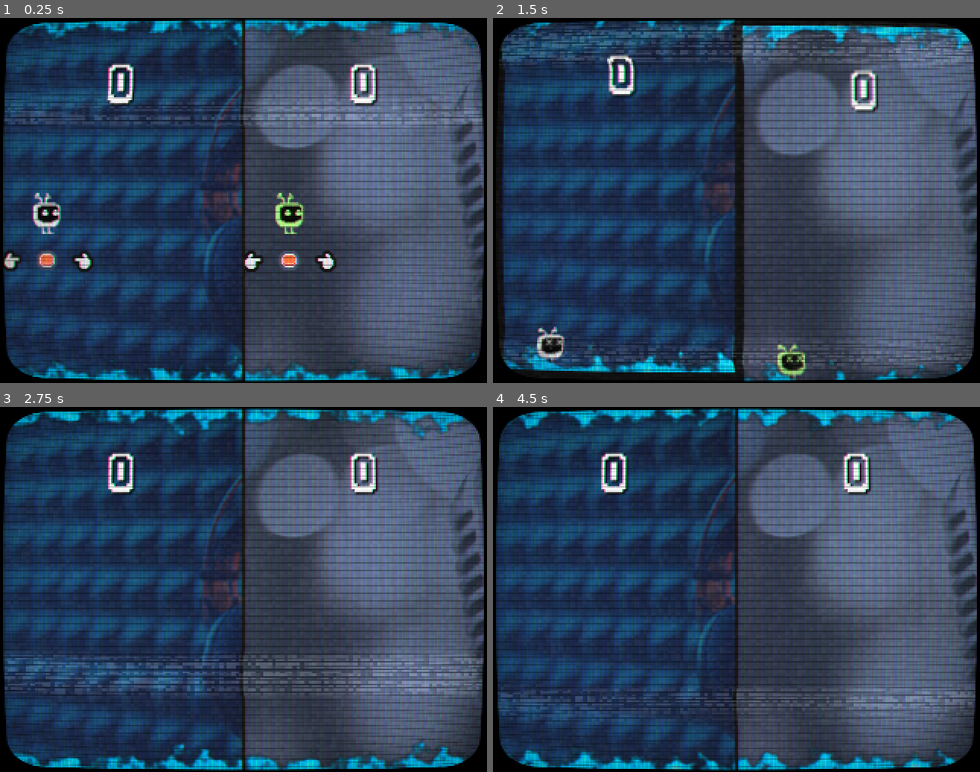
Above: before the commit, frames 1-4 (two rows, left to right).
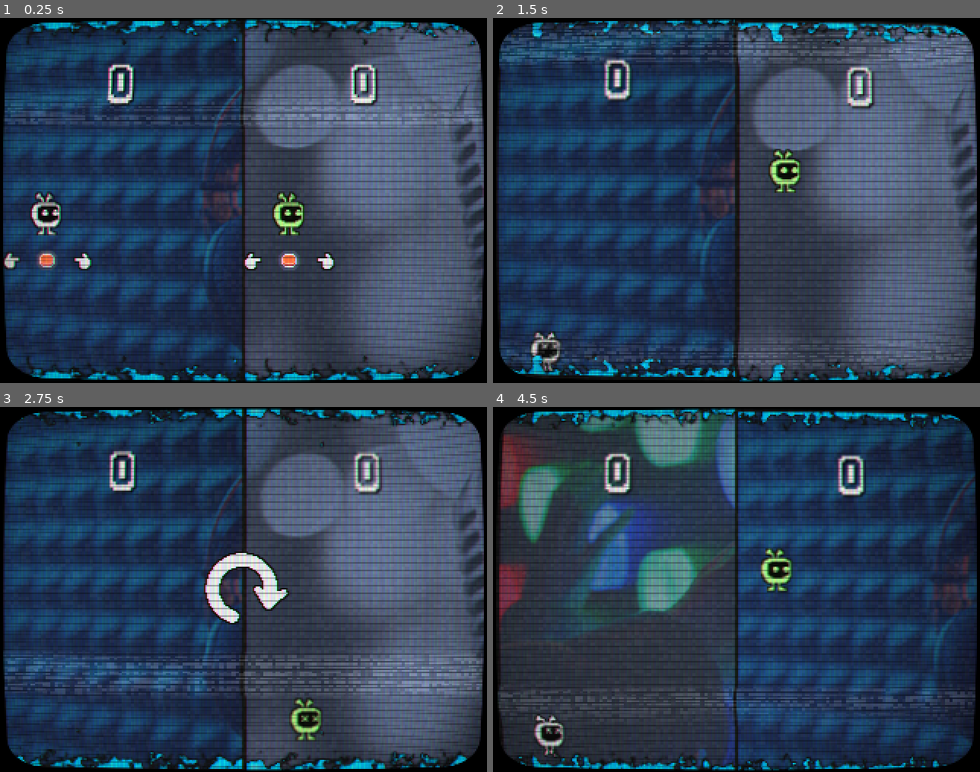
Above: after the commit, the same moments.

Repository: pstupka/stup-os-retro-games
Game: Godot game, scene res://game.tscn
The game is run twice, just before and just after one commit, with the same random seed, the same clock (stepped at 60 frames per second) and the same inputs.
Inputs (mouse positions are in pixels of both pictures, inside the frame that each line leads up to):
- Up to frame 1 (0.25 s): no input
- Up to frame 2 (1.5 s): tap Q (p0_jump) at 0.77 s
- Up to frame 3 (2.75 s): tap Q (p0_jump) at 1.52 s
- Up to frame 4 (4.5 s): click (736, 589) at 2.77 s; tap Q (p0_jump) at 3.77 s

The runs differ from the first frame. In frame 1, 5.9% of the frame differs, in the area x 0-99%, y 0-100%; in frame 2, 11%; in frame 3, 9.7%; in frame 4, 69%, in the area x 0-100%, y 0-100%.

Commit message:
[Flappy tiVo] Obstacles spawn in multiplayer mode fix and add restart button

Diff:
--- a/flappy-tivo/entities/obstacle.tscn
+++ b/flappy-tivo/entities/obstacle.tscn
@@ -9,7 +9,7 @@
 size = Vector2(40, 152)
 
 [sub_resource type="RectangleShape2D" id="RectangleShape2D_1msrf"]
-size = Vector2(30, 60)
+size = Vector2(14, 60)
 
 [sub_resource type="Gradient" id="Gradient_8yfcu"]
 offsets = PackedFloat32Array(0, 0.091716, 0.269231, 1)
@@ -86,7 +86,7 @@
 collision_mask = 2
 
 [node name="CollisionShape2D" type="CollisionShape2D" parent="ScoreArea"]
-position = Vector2(15, 0)
+position = Vector2(7, 0)
 shape = SubResource("RectangleShape2D_1msrf")
 
 [node name="Posters" type="Node2D" parent="."]
@@ -116,7 +116,7 @@
 texture = ExtResource("2_x8pr7")
 
 [node name="ScoreSelector" type="Sprite2D" parent="."]
-modulate = Color(0, 0.654902, 0.882353, 1)
+modulate = Color(0.709804, 0.709804, 0.709804, 1)
 position = Vector2(0, 184)
 texture = ExtResource("4_hifi1")
 
--- a/flappy-tivo/entities/player.gd
+++ b/flappy-tivo/entities/player.gd
@@ -56,7 +56,7 @@
 
 
 func animation_sprite(position_delta: float, animate_eyes: bool = true) -> void:
-	leg_l.rotation_degrees = clamp(position_delta * 35, 0, 35)
+	leg_l.rotation_degrees = -clamp(position_delta * 35, 0, 35)
 	leg_r.rotation_degrees = clamp(position_delta * 35, 0, 35)
 	antenna_l.rotation_degrees = clamp(-position_delta * 20, -20, 0)
 	antenna_r.rotation_degrees = clamp(position_delta * 20, 0, 20)
--- a/flappy-tivo/entities/player.tscn
+++ b/flappy-tivo/entities/player.tscn
@@ -5,10 +5,10 @@
 [ext_resource type="Texture2D" uid="uid://c5egoejyjgpse" path="res://assets/sprites/eyes.png" id="3_yvc60"]
 
 [sub_resource type="RectangleShape2D" id="RectangleShape2D_c3xut"]
-size = Vector2(18, 16)
+size = Vector2(19, 17)
 
 [sub_resource type="RectangleShape2D" id="RectangleShape2D_0ln6c"]
-size = Vector2(8, 5)
+size = Vector2(9, 5)
 
 [sub_resource type="AtlasTexture" id="AtlasTexture_6inw2"]
 atlas = ExtResource("3_yvc60")
@@ -61,14 +61,17 @@
 collision_layer = 2
 script = ExtResource("1_vqee6")
 
+[node name="VisibleOnScreenEnabler2D" type="VisibleOnScreenEnabler2D" parent="."]
+scale = Vector2(2, 2)
+
 [node name="CollisionShape2D" type="CollisionShape2D" parent="."]
-position = Vector2(0, -1)
+position = Vector2(-0.5, -1.5)
 shape = SubResource("RectangleShape2D_c3xut")
 
 [node name="BottomCollision" type="Area2D" parent="."]
 
 [node name="CollisionShape2D" type="CollisionShape2D" parent="BottomCollision"]
-position = Vector2(0, 9.5)
+position = Vector2(-0.5, 9.5)
 shape = SubResource("RectangleShape2D_0ln6c")
 
 [node name="EyesBlinkTimer" type="Timer" parent="."]
@@ -78,11 +81,11 @@
 [node name="SpritePivot" type="Node2D" parent="."]
 
 [node name="Body" type="Sprite2D" parent="SpritePivot"]
-position = Vector2(-9, -9)
+position = Vector2(-11, -10)
 texture = ExtResource("2_l2dv1")
 centered = false
 region_enabled = true
-region_rect = Rect2(1, 6, 18, 20)
+region_rect = Rect2(1, 1, 22, 21)
 
 [node name="Eyes" type="AnimatedSprite2D" parent="SpritePivot"]
 position = Vector2(-3, -4)
@@ -92,34 +95,34 @@
 centered = false
 
 [node name="AntennaL" type="Sprite2D" parent="SpritePivot"]
-position = Vector2(-3, -9)
+position = Vector2(-1, -9)
 texture = ExtResource("2_l2dv1")
 centered = false
-offset = Vector2(-5, -6)
+offset = Vector2(-7, -7)
 region_enabled = true
-region_rect = Rect2(2, 0, 5, 6)
+region_rect = Rect2(1, 23, 7, 7)
 
 [node name="AntennaR" type="Sprite2D" parent="SpritePivot"]
 position = Vector2(-1, -9)
 texture = ExtResource("2_l2dv1")
 centered = false
-offset = Vector2(0, -6)
+offset = Vector2(0, -7)
 region_enabled = true
-region_rect = Rect2(9, 0, 4, 6)
+region_rect = Rect2(8, 23, 6, 7)
 
 [node name="LegL" type="Sprite2D" parent="SpritePivot"]
-position = Vector2(-3, 10)
+position = Vector2(-2, 9)
 texture = ExtResource("2_l2dv1")
 centered = false
+offset = Vector2(-5, 0)
 region_enabled = true
-region_rect = Rect2(12, 26, 5, 2)
+region_rect = Rect2(17, 26, 6, 4)
 
 [node name="LegR" type="Sprite2D" parent="SpritePivot"]
-position = Vector2(1, 10)
+position = Vector2(1, 9)
+rotation = 0.0129456
 texture = ExtResource("2_l2dv1")
 centered = false
+offset = Vector2(-1, 0)
 region_enabled = true
-region_rect = Rect2(12, 26, 5, 2)
-
-[node name="VisibleOnScreenEnabler2D" type="VisibleOnScreenEnabler2D" parent="."]
-scale = Vector2(2, 2)
+region_rect = Rect2(24, 26, 7, 4)
--- a/flappy-tivo/game.gd
+++ b/flappy-tivo/game.gd
@@ -22,6 +22,7 @@
 }
 @onready var primary_level: Level = $HBoxContainer/SubViewportContainer/SubViewport/Level
 @onready var player_start_buttons: Node2D = $PlayerStartButtons
+@onready var restart_button: Button = $RestartButton
 
 @export var single_player: bool = true
 
@@ -39,11 +40,32 @@
 		players["1"].start_button.global_position.x += GameController.SCREEN_SIZE.x/4
 	else:
 		players["2"].player.score_changed.connect(players["2"].level._on_player_score_changed)
+		players["2"].player.died.connect(_on_player_died)
 
 	players["1"].player.score_changed.connect(players["1"].level._on_player_score_changed)
+	players["1"].player.died.connect(_on_player_died)
+
+	restart_button.pressed.connect(_on_restart_button_pressed)
 
 
 func _input(event: InputEvent) -> void:
 	if not GameController.game_started and (event.is_action_pressed("p0_jump") or event.is_action_pressed("p1_jump")):
 		GameController.request_start_game()
 		player_start_buttons.queue_free()
+
+
+func _on_restart_button_pressed() -> void:
+	GameController.game_started = false
+	get_tree().reload_current_scene()
+
+
+func _on_player_died() -> void:
+	if players["1"].player.dead:
+		players["2"].level.is_primary = true
+
+	for player in players.values():
+		if is_instance_valid(player.player) and not player.player.dead:
+			return
+
+	restart_button.show()
+	restart_button.grab_focus()
--- a/flappy-tivo/game.tscn
+++ b/flappy-tivo/game.tscn
@@ -6,14 +6,28 @@
 [ext_resource type="Script" path="res://utils/camera_shaker.gd" id="4_dyuye"]
 [ext_resource type="Resource" uid="uid://dsg5beudqg643" path="res://utils/p1_controls.tres" id="5_qyy0b"]
 [ext_resource type="PackedScene" uid="uid://dqam5u3tlq2xu" path="res://ui/start_moving_player_button.tscn" id="6_dtgvv"]
+[ext_resource type="Texture2D" uid="uid://dxhqfj1dwxhbl" path="res://assets/sprites/arrow_clockwise.png" id="7_uusfk"]
+
+[sub_resource type="StyleBoxEmpty" id="StyleBoxEmpty_pcisp"]
+
+[sub_resource type="StyleBoxEmpty" id="StyleBoxEmpty_h3vt4"]
+
+[sub_resource type="StyleBoxEmpty" id="StyleBoxEmpty_kq0de"]
+
+[sub_resource type="StyleBoxEmpty" id="StyleBoxEmpty_3846i"]
+
+[sub_resource type="StyleBoxEmpty" id="StyleBoxEmpty_j1ma0"]
 
 [node name="Game" type="Node"]
 script = ExtResource("1_rr2f7")
 single_player = false
 
 [node name="HBoxContainer" type="HBoxContainer" parent="."]
-offset_right = 40.0
-offset_bottom = 40.0
+anchors_preset = 15
+anchor_right = 1.0
+anchor_bottom = 1.0
+grow_horizontal = 2
+grow_vertical = 2
 theme_override_constants/separation = 0
 
 [node name="SubViewportContainer" type="SubViewportContainer" parent="HBoxContainer"]
@@ -54,7 +68,6 @@
 [node name="Player" parent="HBoxContainer/SubViewportContainer2/SubViewport/Level" instance=ExtResource("3_71tge")]
 modulate = Color(0.643025, 0.89, 0.4895, 1)
 position = Vector2(30, 120)
-controls = ExtResource("5_qyy0b")
 
 [node name="Camera2D" type="Camera2D" parent="HBoxContainer/SubViewportContainer2/SubViewport"]
 offset = Vector2(80, 120)
@@ -72,3 +85,28 @@
 
 [node name="ButtonSpriteP2" parent="PlayerStartButtons" instance=ExtResource("6_dtgvv")]
 position = Vector2(190, 160)
+
+[node name="RestartButton" type="Button" parent="."]
+visible = false
+anchors_preset = 8
+anchor_left = 0.5
+anchor_top = 0.5
+anchor_right = 0.5
+anchor_bottom = 0.5
+offset_left = -32.0
+offset_top = -32.0
+offset_right = 32.0
+offset_bottom = 32.0
+grow_horizontal = 2
+grow_vertical = 2
+theme_override_colors/icon_normal_color = Color(0.709804, 0.709804, 0.709804, 1)
+theme_override_colors/icon_focus_color = Color(0.835294, 0.835294, 0.835294, 1)
+theme_override_colors/icon_pressed_color = Color(0, 0.654902, 0.882353, 1)
+theme_override_colors/icon_hover_color = Color(0.835294, 0.835294, 0.835294, 1)
+theme_override_styles/focus = SubResource("StyleBoxEmpty_pcisp")
+theme_override_styles/hover_pressed = SubResource("StyleBoxEmpty_h3vt4")
+theme_override_styles/hover = SubResource("StyleBoxEmpty_kq0de")
+theme_override_styles/pressed = SubResource("StyleBoxEmpty_3846i")
+theme_override_styles/normal = SubResource("StyleBoxEmpty_j1ma0")
+icon = ExtResource("7_uusfk")
+icon_alignment = 1
--- a/flappy-tivo/levels/level.gd
+++ b/flappy-tivo/levels/level.gd
@@ -2,7 +2,7 @@
 class_name Level
 
 const OBSTACLE = preload("res://entities/obstacle.tscn")
-const OBSTACLE_MAX_INSTANCES: int = 5
+const OBSTACLE_MAX_INSTANCES: int = 10
 const INITIAL_OBSTACLE_POSITIONS: Array[int] = [-41, -35, -124, -72, -30]
 const PLAYER: PackedScene = preload("res://entities/player.tscn")
 const BG_TEXTURES: Array[Texture] = [
@@ -26,11 +26,7 @@
 func _ready() -> void:
 	Events.obstacle_spawn_request.connect(_on_obstacle_spawn_requested)
 	Events.game_started.connect(_on_game_started, ConnectFlags.CONNECT_ONE_SHOT)
-
-	if not is_primary:
-		obstacle_bounds.queue_free()
-	else:
-		obstacle_bounds.area_entered.connect(_on_obstacle_bounds_area_entered)
+	obstacle_bounds.area_entered.connect(_on_obstacle_bounds_area_entered)
 
 	if not get_node_or_null("Player"):
 		player = PLAYER.instantiate()
@@ -69,17 +65,22 @@
 func _on_obstacle_bounds_area_entered(area: Area2D) -> void:
 	if not area.is_in_group("Obstacles") and not is_primary:
 		return
-	Events.emit_signal("obstacle_spawn_request", randi_range(-135, 5))
+	Events.obstacle_spawn_request.emit(randi_range(-135, 5))
 
 
 func _on_player_score_changed(score: int) -> void:
 	score_label.text = str(score)
+	score_label.pivot_offset = score_label.size / 2
+	var tween: Tween = score_label.create_tween().set_ease(Tween.EASE_OUT).set_trans(Tween.TRANS_CUBIC)
+	tween.tween_property(score_label, "scale", Vector2.ONE, 0.3).from(Vector2(1.4,1.4))
 
 
 func _on_game_started() -> void:
-	for i in OBSTACLE_MAX_INSTANCES:
-		spawn_obstacle(INITIAL_OBSTACLE_POSITIONS[i])
+	for pos in INITIAL_OBSTACLE_POSITIONS:
+		spawn_obstacle(pos)
 
 
 func _on_player_died() -> void:
 	set_process(false)
+	Events.obstacle_spawn_request.disconnect(_on_obstacle_spawn_requested)
+	obstacle_bounds.area_entered.disconnect(_on_obstacle_bounds_area_entered)
--- a/flappy-tivo/levels/level.tscn
+++ b/flappy-tivo/levels/level.tscn
@@ -16,8 +16,8 @@
 distance = -200.0
 
 [sub_resource type="Gradient" id="Gradient_nj3ce"]
-offsets = PackedFloat32Array(0.0798817, 0.121302, 0.260355, 0.41716, 1)
-colors = PackedColorArray(0.0745098, 0.0745098, 0.0745098, 0, 0.07, 0.07, 0.07, 0.254902, 0, 0.75, 1, 1, 0, 0.85, 1, 1, 0.835294, 0.835294, 0.835294, 1)
+offsets = PackedFloat32Array(0.0798817, 0.14497, 0.188769, 0.213859, 0.260355, 0.41716, 1)
+colors = PackedColorArray(0.0745098, 0.0745098, 0.0745098, 0, 0.07, 0.07, 0.07, 0.254902, 0.0745098, 0.0745098, 0.0745098, 1, 0.0745098, 0.0745098, 0.0745098, 1, 0, 0.75, 1, 1, 0, 0.85, 1, 1, 0.835294, 0.835294, 0.835294, 1)
 
 [sub_resource type="GradientTexture1D" id="GradientTexture1D_rw6ra"]
 gradient = SubResource("Gradient_nj3ce")
@@ -30,7 +30,7 @@
 
 [sub_resource type="FastNoiseLite" id="FastNoiseLite_wo7hg"]
 noise_type = 2
-frequency = 0.0645
+frequency = 0.1217
 
 [sub_resource type="NoiseTexture2D" id="NoiseTexture2D_10b1n"]
 width = 320
@@ -61,6 +61,7 @@
 
 [node name="ObstacleBounds" type="Area2D" parent="."]
 collision_layer = 4
+monitorable = false
 
 [node name="CollisionShape2D" type="CollisionShape2D" parent="ObstacleBounds"]
 shape = SubResource("WorldBoundaryShape2D_qq8hd")
@@ -87,6 +88,7 @@
 
 [node name="ScoreLabel" type="Label" parent="GUI/MarginContainer"]
 layout_mode = 2
+theme_override_colors/font_color = Color(0.835294, 0.835294, 0.835294, 1)
 theme_override_colors/font_shadow_color = Color(0, 0, 0, 1)
 theme_override_fonts/font = ExtResource("2_fe47f")
 theme_override_font_sizes/font_size = 32
Binary file added: flappy-tivo/assets/sprites/arrow_clockwise.png
Binary file changed: flappy-tivo/assets/sprites/hand.png
Binary file changed: flappy-tivo/assets/sprites/tivoguy.png
Not shown: 3 places in flappy-tivo/entities/obstacle.tscn that only renumber resources
Not shown: 1 places in flappy-tivo/game.tscn that only renumber resources
